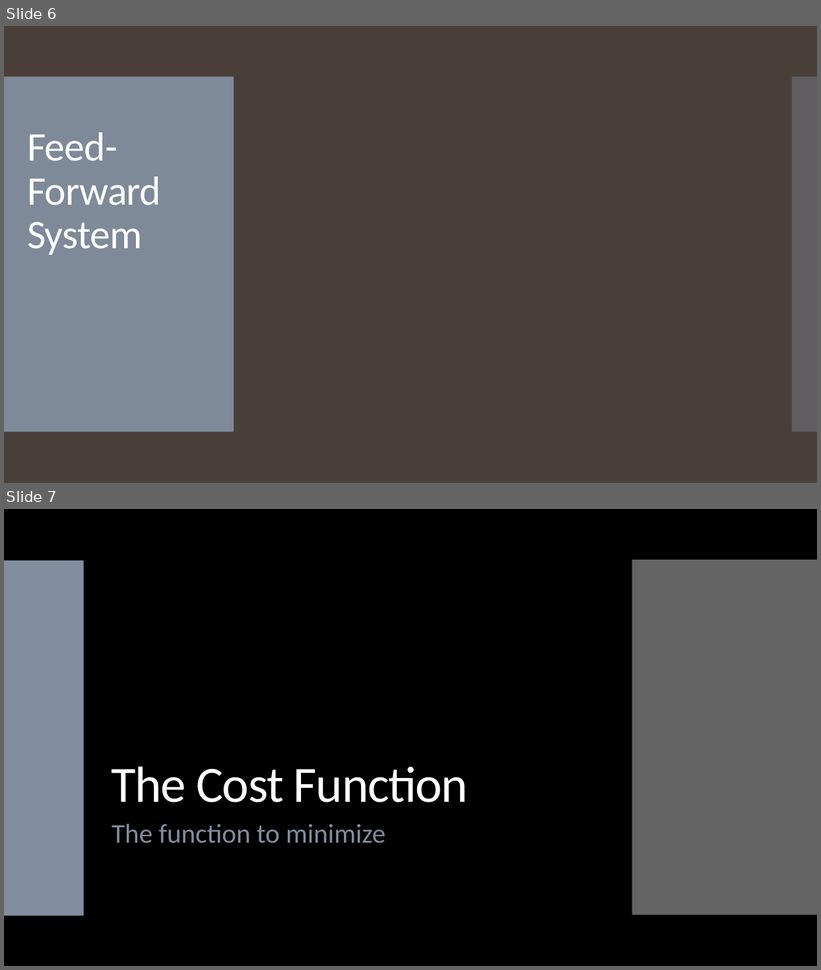
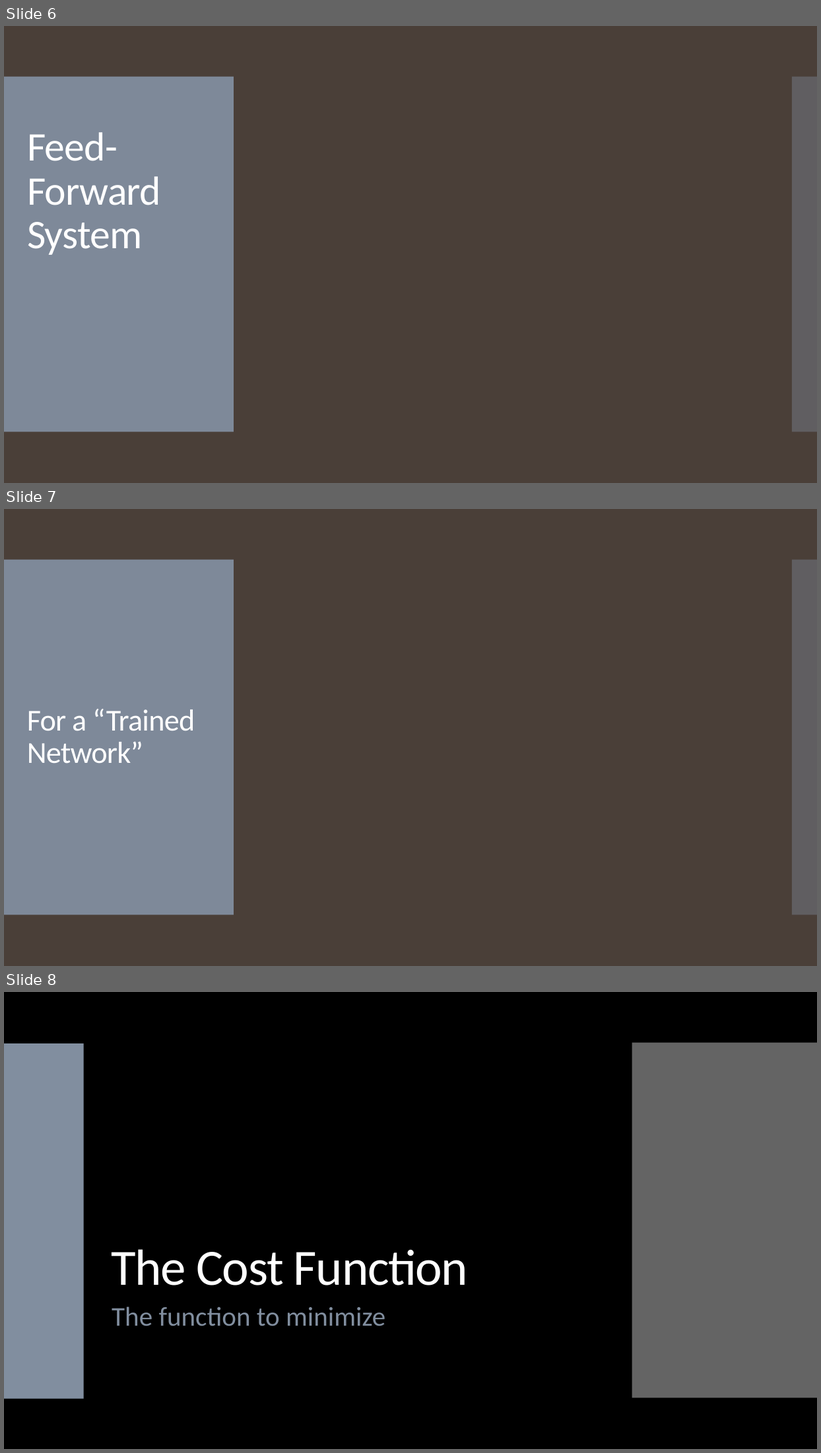
Before and after one commit to landonbuell/Convolutional-Neural-Networks, a slide deck: Presentations/11_03_2020/Training a Multilayer Perceptron with Stochastic Gradient Descent.pptx. Shown one above the other, each under a label of ours: slides 6 and 7 before the commit, slides 6, 7 and 8 after it. The pictures are 821x970 and 821x1453 pixels, drawn with LibreOffice and Linux fonts; fonts in the diff are those of the drawing; grey boxes stand for pictures. Boxes give left, top, right and bottom in pixels: in the first picture for what was removed or moved away, otherwise in the second. Text is boxed around its words. In the diff, an @@ line names an element or a change of style, - is before the commit and + after.

```diff
--- a/Presentations/11_03_2020/Training a Multilayer Perceptron with Stochastic Gradient Descent.pptx
+++ b/Presentations/11_03_2020/Training a Multilayer Perceptron with Stochastic Gradient Descent.pptx
@@ slide 7 added at bbox=[4, 509, 817, 966], background #4A3F38; not listed: 2 template elements that a slide beside it also shows @@
@@ title added at bbox=[27, 709, 195, 763], 36 pt, text #FFFFFF @@
+For a “Trained Network”
@@ what was slide 7 is now slide 8 @@
```
Also in this commit, not shown: 3 slides changed, 5 other slides added, 1 other file.
